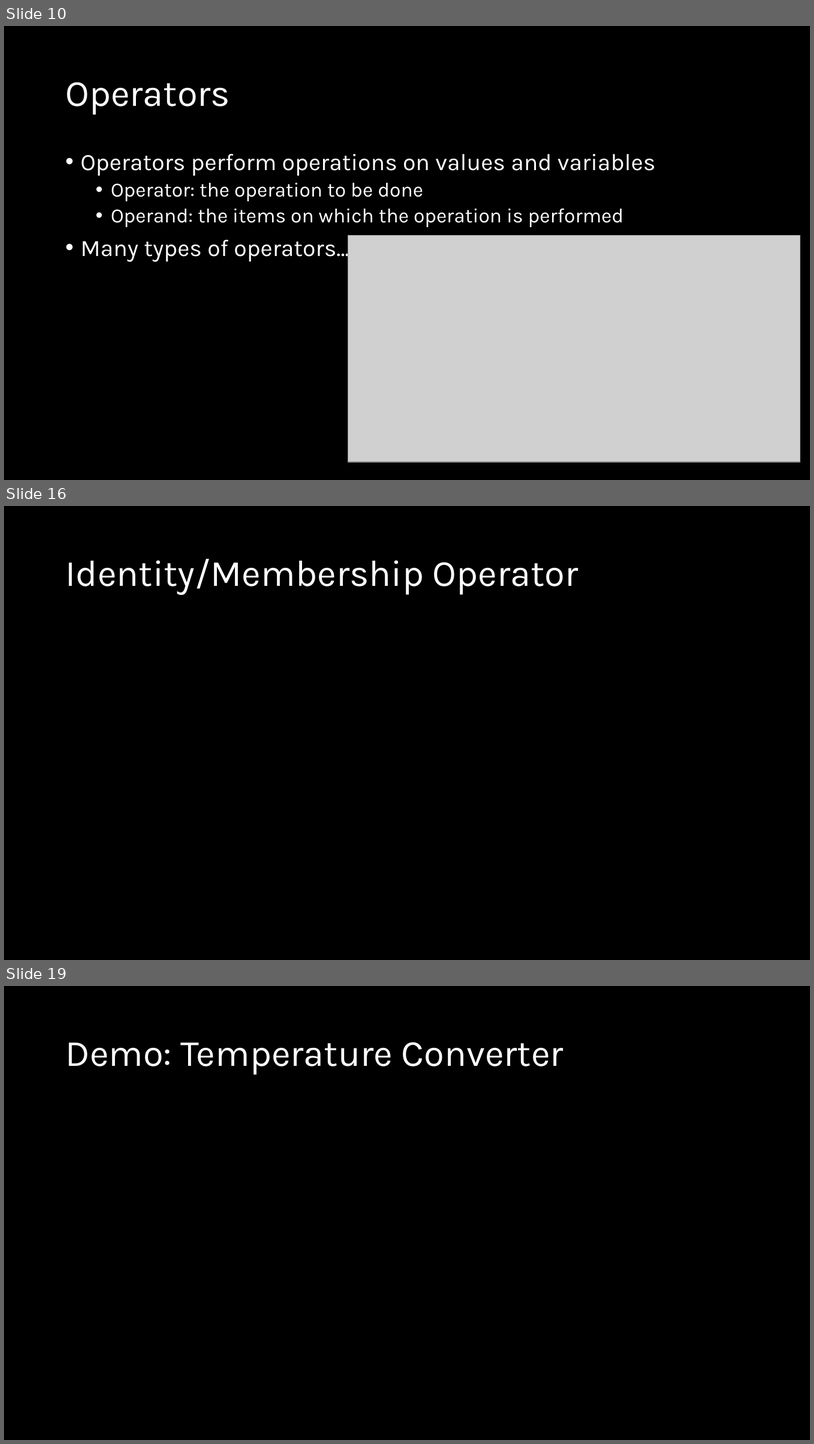
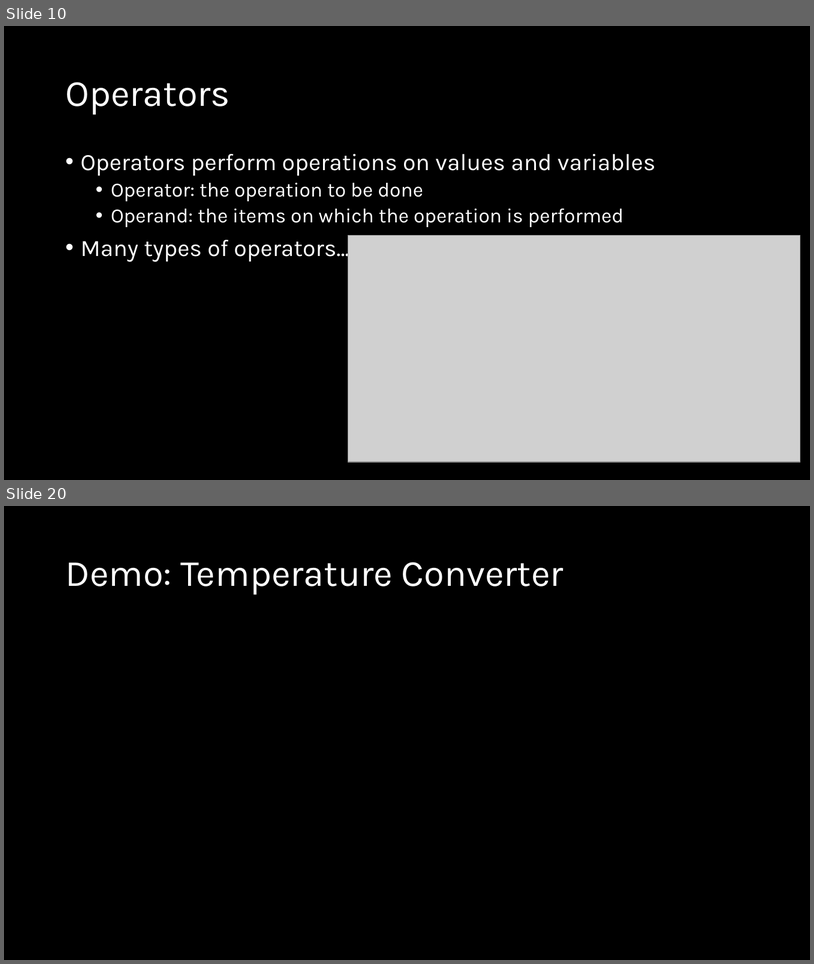
Before and after one commit to d-guh/computer-courses, a slide deck: intro-to-python/02/lesson-02.pptx. Shown one above the other, each under a label of ours: slides 10, 16 and 19 before the commit, slides 10 and 20 after it; the slides between them are not shown. The pictures are 814x1444 and 814x964 pixels, drawn with LibreOffice and Linux fonts; fonts in the diff are those of the drawing; grey boxes stand for pictures; background and template pictures are left out. Boxes give left, top, right and bottom in pixels: in the first picture for what was removed or moved away, otherwise in the second. Text is boxed around its words. In the diff, an @@ line names an element or a change of style, - is before the commit and + after.

Commit message:
feat(intro-py/02): add operator slides

```diff
--- a/intro-to-python/02/lesson-02.pptx
+++ b/intro-to-python/02/lesson-02.pptx
@@ slide 16 removed at box(4, 506, 810, 960), background #000000 @@
@@ title removed at box(65, 559, 578, 595) @@
-Identity/Membership Operator
@@ what was slide 19 is now slide 20 @@
```
Also in this commit, not shown: 7 slides changed, 2 slides added.
